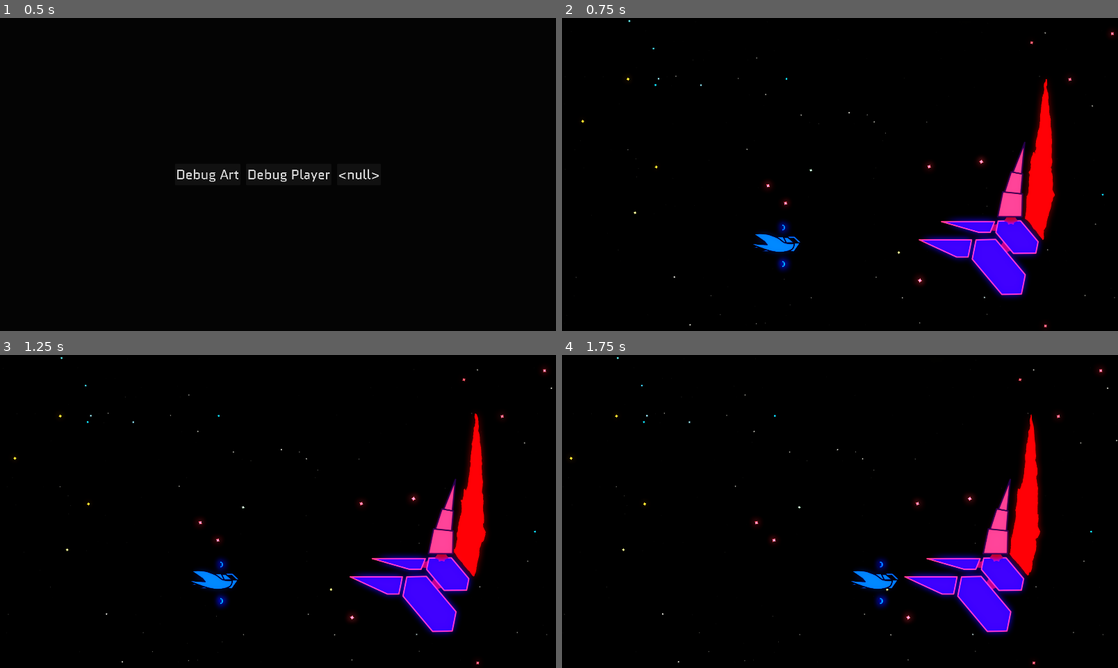
Above: before the commit, frames 1-4 (two rows, left to right).
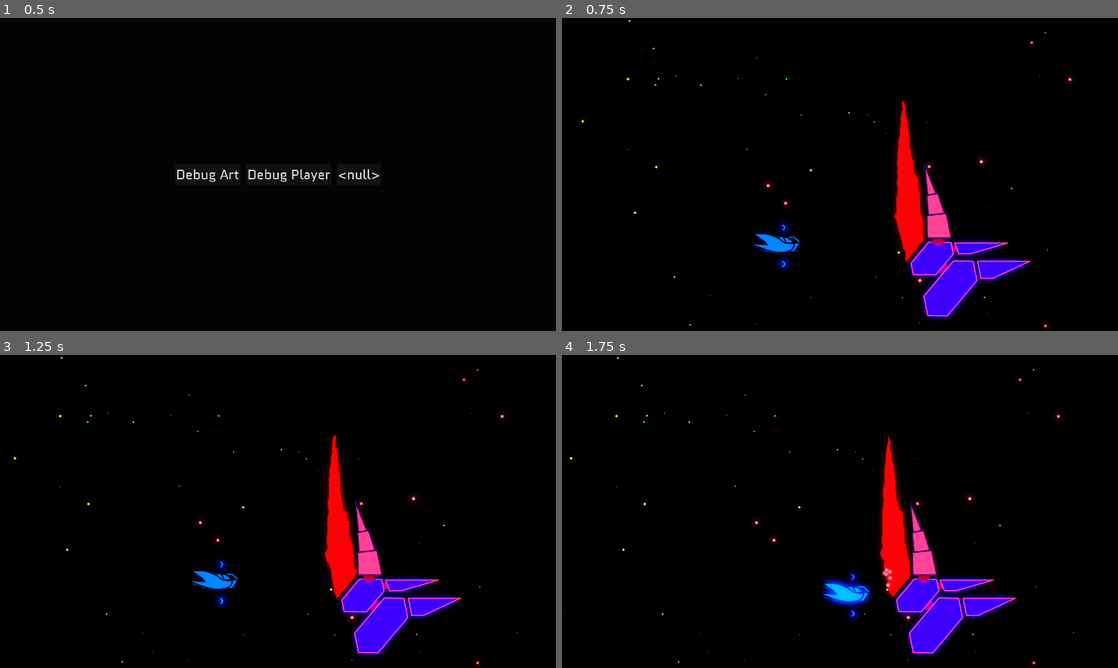
Above: after the commit, the same moments.

Repository: Zemiro-dev/StarfighterGemini
Game: Godot game, scene res://world/world_viewport_container.tscn
The game is run twice, just before and just after one commit, with the same random seed, the same clock (stepped at 60 frames per second) and the same inputs.
Inputs:
- Up to frame 1 (0.5 s): no input
- Up to frame 2 (0.75 s): click "Debug Art" at 0.5 s
- Up to frame 3 (1.25 s): no input
- Up to frame 4 (1.75 s): hold D (right) from 1.28 s (still down); hold Shift (dash) from 1.28 s (still down)

Frame 1 is identical in both runs. In frame 2, 9.9% of the frame differs, in the area x 59-100%, y 4-98%; in frame 3, 10%; in frame 4, 11%, in the area x 46-100%, y 4-97%.

Commit message:
fixing stuff

Diff:
--- a/game/actors/enemies/asteroid_beast/atoms/energy_talon_lower_a.tscn
+++ b/game/actors/enemies/asteroid_beast/atoms/energy_talon_lower_a.tscn
@@ -1,13 +1,11 @@
-[gd_scene load_steps=5 format=3 uid="uid://cch16rccir8yt"]
+[gd_scene load_steps=4 format=3 uid="uid://cch16rccir8yt"]
 
 [ext_resource type="PackedScene" uid="uid://c6y6l1svjy0yh" path="res://actors/enemies/enemy_damaging_segment.tscn" id="1_fqb4l"]
 [ext_resource type="Material" uid="uid://byx4eobrlkwum" path="res://actors/enemies/resources/asteroid_beast_energy_a_shader_material.tres" id="2_ogjif"]
-[ext_resource type="PackedScene" uid="uid://dshdwq66vc4pk" path="res://actors/player/player_explosion_b.tscn" id="3_ogjif"]
 [ext_resource type="Texture2D" uid="uid://cwpcljmd2jg6e" path="res://assets/enemies/asteroid_beast/asteroid_beast_energy_talon_lower.png" id="3_ta6os"]
 
 [node name="EnergyTalonLowerA" instance=ExtResource("1_fqb4l")]
 material = ExtResource("2_ogjif")
-attack_particles_scene = ExtResource("3_ogjif")
 
 [node name="CollisionPolygon2D" parent="Body" index="1"]
 polygon = PackedVector2Array(-39, -2, -7, -220, 58, -84, 20, 63)
--- a/game/actors/enemies/enemy_scale.gd
+++ b/game/actors/enemies/enemy_scale.gd
@@ -25,9 +25,10 @@
 			to_unarmored()
 	armored_invincible_check.call(damagable.is_invincible)
 	damagable.on_invincibility_changed.connect(armored_invincible_check)
-	enemy_scale_damaged_tween.node = self
 	remove_child(enemy_explosion)
-	GlobalSignals.world_ready.connect(func(): GlobalSignals.request_top_effect_spawn.emit(enemy_explosion))
+	if !Engine.is_editor_hint():
+		enemy_scale_damaged_tween.node = self
+		GlobalSignals.world_ready.connect(func(): GlobalSignals.request_top_effect_spawn.emit(enemy_explosion))
 
 
 func die(actor: Node2D) -> void:
--- a/game/actors/enemies/enemy_scale.tscn
+++ b/game/actors/enemies/enemy_scale.tscn
@@ -10,6 +10,21 @@
 [sub_resource type="Resource" id="Resource_6nuo4"]
 script = ExtResource("3_fk8q5")
 max_health = 10.0
+
+[sub_resource type="Animation" id="Animation_6nuo4"]
+length = 0.001
+tracks/0/type = "value"
+tracks/0/imported = false
+tracks/0/enabled = true
+tracks/0/path = NodePath("Sprite2D:modulate")
+tracks/0/interp = 1
+tracks/0/loop_wrap = true
+tracks/0/keys = {
+"times": PackedFloat32Array(0),
+"transitions": PackedFloat32Array(1),
+"update": 0,
+"values": [Color(1, 1, 1, 1)]
+}
 
 [sub_resource type="Animation" id="Animation_fk8q5"]
 resource_name = "die"
@@ -42,21 +57,6 @@
 "args": [false],
 "method": &"exploding"
 }]
-}
-
-[sub_resource type="Animation" id="Animation_6nuo4"]
-length = 0.001
-tracks/0/type = "value"
-tracks/0/imported = false
-tracks/0/enabled = true
-tracks/0/path = NodePath("Sprite2D:modulate")
-tracks/0/interp = 1
-tracks/0/loop_wrap = true
-tracks/0/keys = {
-"times": PackedFloat32Array(0),
-"transitions": PackedFloat32Array(1),
-"update": 0,
-"values": [Color(1, 1, 1, 1)]
 }
 
 [sub_resource type="AnimationLibrary" id="AnimationLibrary_g0rfe"]
--- a/game/world/debug/world_debug.tscn
+++ b/game/world/debug/world_debug.tscn
@@ -59,9 +59,7 @@
 [ext_resource type="Texture2D" uid="uid://nd62n0wgrx1d" path="res://actors/enemies/resources/asteroid_beast_gradient_low.tres" id="53_uibwa"]
 [ext_resource type="Texture2D" uid="uid://c61vc5kdnj011" path="res://actors/enemies/resources/asteroid_beast_weakspot_gradient_low.tres" id="54_1aouo"]
 [ext_resource type="PackedScene" uid="uid://b58dppq2aevhp" path="res://actors/enemies/asteroid_beast/molecules/talon_arm.tscn" id="54_h8r0t"]
-[ext_resource type="Texture2D" uid="uid://crlic45tdcsjj" path="res://actors/enemies/resources/asteroid_beast_armored_gradient_high.tres" id="58_uibwa"]
 [ext_resource type="Texture2D" uid="uid://dqufylk7anldw" path="res://assets/enemies/asteroid_beast/asteroid_beast_bolt_sheet_a.png" id="59_1g7u1"]
-[ext_resource type="Texture2D" uid="uid://bdir7wwni1etj" path="res://actors/enemies/resources/asteroid_beast_armored_gradient_low.tres" id="59_fn7rg"]
 [ext_resource type="PackedScene" uid="uid://3p08pqbj3jx1" path="res://actors/player/player.tscn" id="61_7to6k"]
 [ext_resource type="PackedScene" uid="uid://db3jamtupa1pe" path="res://world/world_environment_default.tscn" id="64_otf24"]
 
@@ -652,72 +650,6 @@
 shader_parameter/fps = 0.0
 shader_parameter/frames = 256
 
-[sub_resource type="ShaderMaterial" id="ShaderMaterial_2ev52"]
-resource_local_to_scene = true
-shader = ExtResource("40_uibwa")
-shader_parameter/gradient_texture_low = ExtResource("59_fn7rg")
-shader_parameter/gradient_texture_high = ExtResource("58_uibwa")
-shader_parameter/progress = 0.2
-shader_parameter/use_distortion = false
-shader_parameter/strength = 0.0
-shader_parameter/fps = 0.0
-shader_parameter/frames = 256
-
-[sub_resource type="ShaderMaterial" id="ShaderMaterial_df1f1"]
-resource_local_to_scene = true
-shader = ExtResource("40_uibwa")
-shader_parameter/gradient_texture_low = ExtResource("59_fn7rg")
-shader_parameter/gradient_texture_high = ExtResource("58_uibwa")
-shader_parameter/progress = 0.2
-shader_parameter/use_distortion = false
-shader_parameter/strength = 0.0
-shader_parameter/fps = 0.0
-shader_parameter/frames = 256
-
-[sub_resource type="ShaderMaterial" id="ShaderMaterial_8e5d2"]
-resource_local_to_scene = true
-shader = ExtResource("40_uibwa")
-shader_parameter/gradient_texture_low = ExtResource("59_fn7rg")
-shader_parameter/gradient_texture_high = ExtResource("58_uibwa")
-shader_parameter/progress = 0.2
-shader_parameter/use_distortion = false
-shader_parameter/strength = 0.0
-shader_parameter/fps = 0.0
-shader_parameter/frames = 256
-
-[sub_resource type="ShaderMaterial" id="ShaderMaterial_u538y"]
-resource_local_to_scene = true
-shader = ExtResource("40_uibwa")
-shader_parameter/gradient_texture_low = ExtResource("59_fn7rg")
-shader_parameter/gradient_texture_high = ExtResource("58_uibwa")
-shader_parameter/progress = 0.2
-shader_parameter/use_distortion = false
-shader_parameter/strength = 0.0
-shader_parameter/fps = 0.0
-shader_parameter/frames = 256
-
-[sub_resource type="ShaderMaterial" id="ShaderMaterial_yxp02"]
-resource_local_to_scene = true
-shader = ExtResource("40_uibwa")
-shader_parameter/gradient_texture_low = ExtResource("54_1aouo")
-shader_parameter/gradient_texture_high = ExtResource("53_1g7u1")
-shader_parameter/progress = 0.568
-shader_parameter/use_distortion = false
-shader_parameter/strength = 0.0
-shader_parameter/fps = 0.0
-shader_parameter/frames = 256
-
-[sub_resource type="ShaderMaterial" id="ShaderMaterial_07if4"]
-resource_local_to_scene = true
-shader = ExtResource("40_uibwa")
-shader_parameter/gradient_texture_low = ExtResource("53_uibwa")
-shader_parameter/gradient_texture_high = ExtResource("52_otf24")
-shader_parameter/progress = 0.2
-shader_parameter/use_distortion = false
-shader_parameter/strength = 0.0
-shader_parameter/fps = 0.0
-shader_parameter/frames = 256
-
 [sub_resource type="ShaderMaterial" id="ShaderMaterial_r0vbx"]
 shader = ExtResource("7_an6al")
 shader_parameter/swap_out = Color(0.87451, 0.160784, 0.207843, 1)
@@ -735,6 +667,7 @@
 [node name="Stage" type="Node2D" parent="."]
 
 [node name="DebugBackground" parent="Stage" instance=ExtResource("2_1aouo")]
+position = Vector2(-134, 3)
 
 [node name="NeonOrbs" type="Node2D" parent="Stage"]
 
@@ -1327,25 +1260,8 @@
 rotation = -3.14159
 
 [node name="TalonArm" parent="Stage/Actors/AsteroidBeast" instance=ExtResource("54_h8r0t")]
-position = Vector2(620, 216)
-
-[node name="FinA" parent="Stage/Actors/AsteroidBeast/TalonArm/FinTendon" index="3"]
-material = SubResource("ShaderMaterial_2ev52")
-
-[node name="ScaleA" parent="Stage/Actors/AsteroidBeast/TalonArm" index="2"]
-material = SubResource("ShaderMaterial_df1f1")
-
-[node name="ScaleB" parent="Stage/Actors/AsteroidBeast/TalonArm" index="3"]
-material = SubResource("ShaderMaterial_8e5d2")
-
-[node name="FinB" parent="Stage/Actors/AsteroidBeast/TalonArm" index="4"]
-material = SubResource("ShaderMaterial_u538y")
-
-[node name="WeakspotA2" parent="Stage/Actors/AsteroidBeast/TalonArm" index="5"]
-material = SubResource("ShaderMaterial_yxp02")
-
-[node name="ScaleSpikeA" parent="Stage/Actors/AsteroidBeast/TalonArm" index="6"]
-material = SubResource("ShaderMaterial_07if4")
+position = Vector2(327, 290)
+scale = Vector2(-1, 1)
 
 [node name="Player2" parent="Stage/Actors" instance=ExtResource("61_7to6k")]
 position = Vector2(728, 786)
@@ -1388,7 +1304,7 @@
 offset_right = 1889.0
 offset_bottom = 115.0
 theme_override_font_sizes/font_size = 64
-text = "FPS: 141.0"
+text = "FPS: 122.0"
 script = ExtResource("30_tj5ml")
 
 [node name="WorldEnvironment" parent="." instance=ExtResource("64_otf24")]
@@ -1396,5 +1312,4 @@
 [node name="Camera2D" type="Camera2D" parent="."]
 position = Vector2(960, 540)
 
-[editable path="Stage/Actors/AsteroidBeast/TalonArm"]
 [editable path="Stage/Actors/Player2"]
Not shown: 1 places in game/world/debug/world_debug.tscn that only renumber resources
